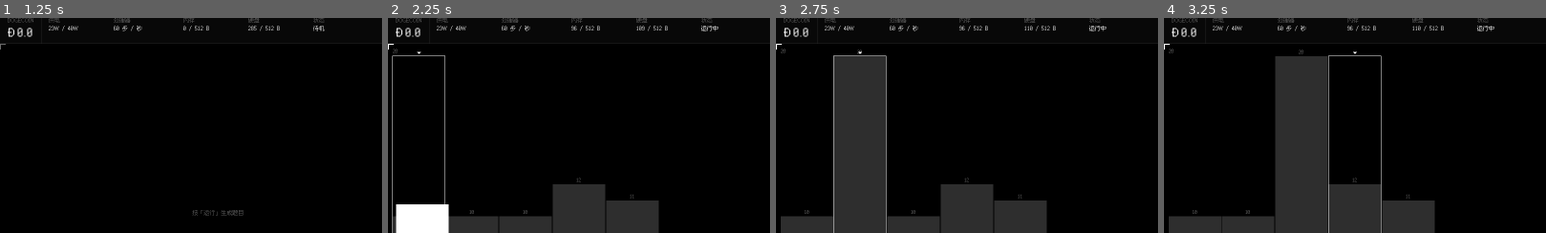
Above: before the commit, frames 1-4 (left to right).
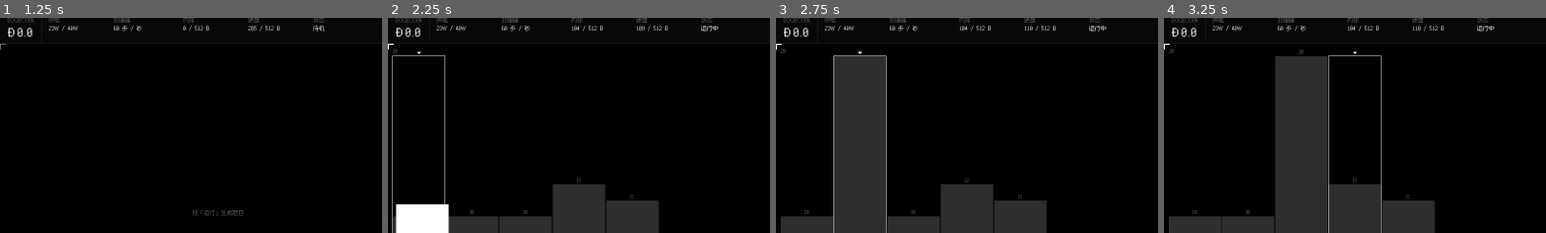
Above: after the commit, the same moments.

Repository: WWNNL/SORTING-SERVER-SIMULATOR
Game: Godot game, scene res://scenes/main.tscn
Same seed, same stepped clock (60 frames per second), same inputs: the game is played once before the commit and once after it.
Inputs (mouse positions are % of the whole screen's width and height, from its top left):
- Up to frame 1 (1.25 s): click (72, 91) at 0.52 s; type "12" at 0.6 s
- Up to frame 2 (2.25 s): click "> 运行" at 1.25 s; tap Enter at 2, 2.1 s; move the mouse to (72, 45) at 2.02 s; hold Up from 2.03 s (still down); click (72, 45) at 2.17 s
- Up to frame 3 (2.75 s): keep holding Up; tap Space at 2.27 s
- Up to frame 4 (3.25 s): release Up at 2.75 s; drag from (79, 55) to (45, 70) at 2.77 s
The pictures show only the part of the screen within x 0-50%, y 0-50%; the shares and areas given below are measured in that part.

Frame 1 is identical in both runs. In frame 2, 0.1% of the frame differs, in the area x 48-57%, y 3-7%; in frame 3, 0.1%; in frame 4, 0.1%.

Commit message:
feat: 语言子集补上 random 模块（shuffle / randint / seed）
玩家贴的 bogosort 用了 random.shuffle，之前只会得到"变量 'random' 还没有定义"。
现在每次运行都会在 globals 里预置一个 random 模块：

- random.shuffle(a)：Fisher–Yates 原地洗牌（元素只重排、一个不少）。
- random.randint(lo, hi)：含两端。
- random.seed(n)：设定种子，同一局里可以复现；跨局默认重新随机（每次 setup
  都 randomize 一次，两局结果不一样）。
- 未知成员给出可用列表："random 没有方法 'x'。可用：shuffle、randint、seed"。
- 高亮器把 random 当内置函数着色；shuffle / randint / seed 跟在点号后面，
  本来就会按方法着色（C_METHOD）。

为什么不担心破坏平衡：洗牌不是排序，sort/sorted 的禁令原封不动；
bogosort 在关卡规模（n≥16）下仍会先撞 4,000,000 步上限和效率预算。
洗牌沿用其它列表方法的口径（不产生读写埋点）：混入事件流的移动只有
真正的比较交换，shuffle 的"随机跳动"不进可视化。

验证
- 新增 4 个用例：shuffle 保持元素且真的打乱（排列断言）、seed 可复现
  （同种同值、异种不同值）、未知成员报错、参数错误报错。
- interp 25/0、moves 44/0、library 0 失败/11 个算法、margin 0 失败、balance 跑通。
- 玩家的代码（all 生成器换成循环版 is_sorted）实测：n=4 跑通 1171 步、
  n=5 跑通 188 步，结果都排好序——bogosort 在小子数组上真能跑。

Diff:
--- a/scripts/core/py_vm.gd
+++ b/scripts/core/py_vm.gd
@@ -24,6 +24,12 @@
 var globals: Dictionary = {}
 var frames: Array = []
 var stack: Array = []
+
+## random 模块的值（一个带标记的字典）。玩家写 random.shuffle(a)、
+## random.randint(lo, hi)、random.seed(n)。放进 globals，玩家可以自己改掉它（标准行为）。
+## 随机数由 VM 私有的 _rng 提供，每次 setup 重新随机，保证每局都不同。
+var random_module: Dictionary = {}
+var _rng := RandomNumberGenerator.new()
 var builtins: Dictionary = {}
 
 var status := "ready"  ## ready / running / done / error
@@ -63,6 +69,9 @@
 	module_code = compiled["code"]
 	functions = compiled["functions"]
 	globals = {}
+	# 每次运行重新掷一次种子：同一段代码两局的结果不一样
+	_rng.randomize()
+	globals["random"] = random_module
 	stack = []
 	frames = []
 	events = []
@@ -431,6 +440,13 @@
 		stack.append(r)
 		return
 
+	if obj == random_module:
+		var r2: Variant = _call_random_method(mname, args, line)
+		if status != "running":
+			return
+		stack.append(r2)
+		return
+
 	if obj is PyObjects.PyRange and mname == "index":
 		stack.append(null)
 		return
@@ -513,6 +529,40 @@
 			items.clear()
 			return null
 	_fail("数组没有方法 '%s'。可用：%s" % [mname, ", ".join(LIST_METHODS)], line)
+	return null
+
+
+func _call_random_method(mname: String, args: Array, line: int) -> Variant:
+	match mname:
+		"shuffle":
+			if args.size() != 1 or not (args[0] is PyObjects.PyList):
+				_fail("shuffle() 需要 1 个参数（要洗的数组）", line)
+				return null
+			var items: Array = (args[0] as PyObjects.PyList).items
+			# Fisher–Yates：从后往前，每步跟它前面随机一个位置交换
+			for k in range(items.size() - 1, 0, -1):
+				var j := _rng.randi_range(0, k)
+				var t: Variant = items[k]
+				items[k] = items[j]
+				items[j] = t
+			return null
+		"randint":
+			if args.size() != 2 or not _is_int(args[0]) or not _is_int(args[1]):
+				_fail("randint() 需要 2 个整数参数（含两端）", line)
+				return null
+			var lo := int(args[0])
+			var hi := int(args[1])
+			if hi < lo:
+				_fail("randint() 的下界不能大于上界", line)
+				return null
+			return _rng.randi_range(lo, hi)
+		"seed":
+			if args.size() != 1 or not _is_int(args[0]):
+				_fail("seed() 需要 1 个整数参数", line)
+				return null
+			_rng.seed = int(args[0])
+			return null
+	_fail("random 没有方法 '%s'。可用：shuffle、randint、seed" % mname, line)
 	return null
 
 
--- a/scripts/ui/py_highlighter.gd
+++ b/scripts/ui/py_highlighter.gd
@@ -174,7 +174,8 @@
 			# print 单独给色：它是唯一会往控制台写东西的函数
 			if word == "print":
 				return {"color": C_METHOD}
-			if PyVM.BUILTIN_NAMES.has(word):
+			# random 是新加的模块（shuffle / randint / seed），跟内置函数一个待遇
+			if word == "random" or PyVM.BUILTIN_NAMES.has(word):
 				return {"color": C_BUILTIN}
 			if _prev_is(toks, idx, "def"):
 				# sort 是服务器唯一要求的入口，标得最显眼
--- a/tests/test_interp.gd
+++ b/tests/test_interp.gd
@@ -41,6 +41,17 @@
 		"def hit(a, n):\n    for i in range(len(a)):\n        if i == n:\n            return 1\n    return 0\ndef sort(a):\n    print(hit(a, 3) + hit(a, 99) * 10)\n    return a\n",
 		"1")
 
+	# random 模块
+	_test_permutation("random.shuffle 只重排不换元素",
+		"def sort(a):\n    random.shuffle(a)\n    return a\n")
+	_test_log("random.seed 可复现",
+		"def sort(a):\n    random.seed(7)\n    x = random.randint(1, 1000000)\n    random.seed(7)\n    y = random.randint(1, 1000000)\n    random.seed(8)\n    z = random.randint(1, 1000000)\n    print(x == y, x != z)\n    return a\n",
+		"True True")
+	_test_error("random 不存在的成员",
+		"def sort(a):\n    random.nope(a)\n    return a\n", "random 没有方法")
+	_test_error("shuffle 要数组",
+		"def sort(a):\n    random.shuffle(3)\n    return a\n", "shuffle() 需要 1 个参数")
+
 	_test_events("可视化埋点", BUBBLE)
 	_test_moves("冒泡：每次交换 = 2 次移动", BUBBLE, 2, true)
 	_test_moves("选择：每次交换 = 2 次移动", SELECTION, 2, true)
@@ -98,6 +109,30 @@
 		return
 	_pass += 1
 	print("  [通过] %-22s 输出=%s" % [name, str(r["log"])])
+
+
+## 洗牌类操作的回归：结果必须是原数组的一个**排列**（元素一个不少、且真的打乱）。
+func _test_permutation(name: String, code: String) -> void:
+	var data := _make_array(10)
+	var r := _run(code, data)
+	if not r["ok"]:
+		_fail += 1
+		print("  [失败] %s —— %s" % [name, r["error"]])
+		return
+	var want := data.duplicate()
+	want.sort()
+	var got := (r["array"] as Array).duplicate()
+	got.sort()
+	if got != want:
+		_fail += 1
+		print("  [失败] %s —— 元素变了（洗牌只能重排，不能换元素）" % name)
+		return
+	if r["array"] == data:
+		_fail += 1
+		print("  [失败] %s —— 洗了和没洗一样" % name)
+		return
+	_pass += 1
+	print("  [通过] %-22s 10 个元素洗成排列" % name)
 
 
 ## 断言 print 出来的内容（用 " " 连接）。比只断言"跑得通"更能抓住返回值错乱的问题。
